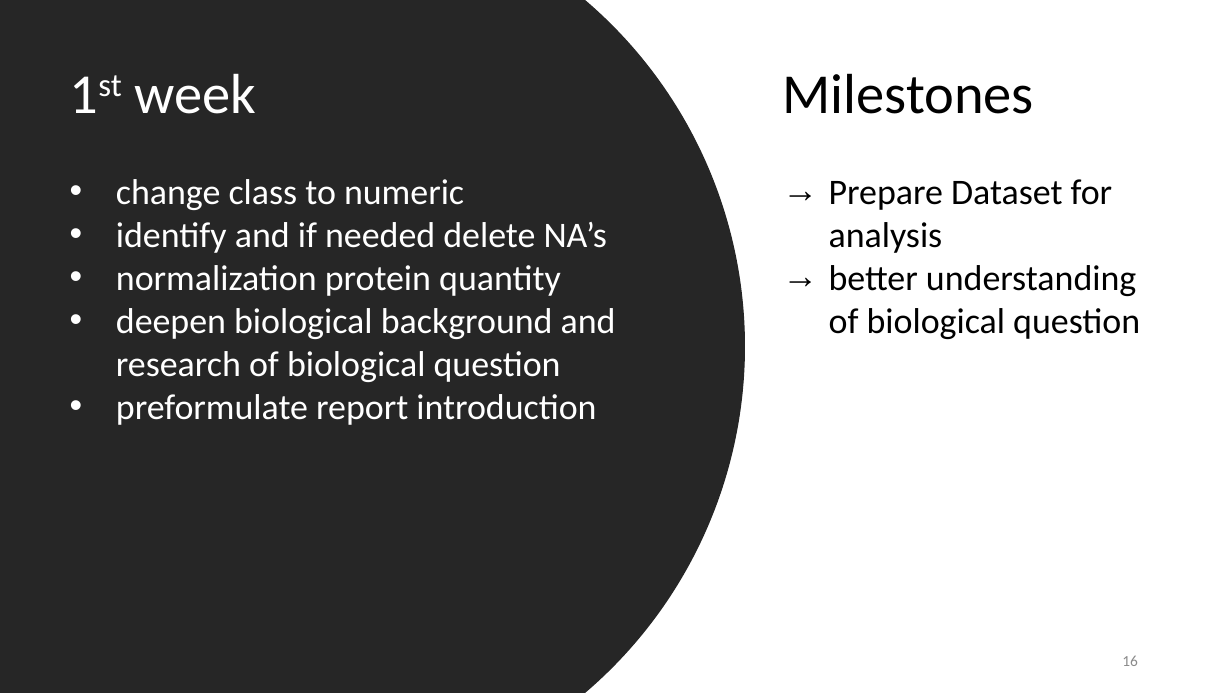
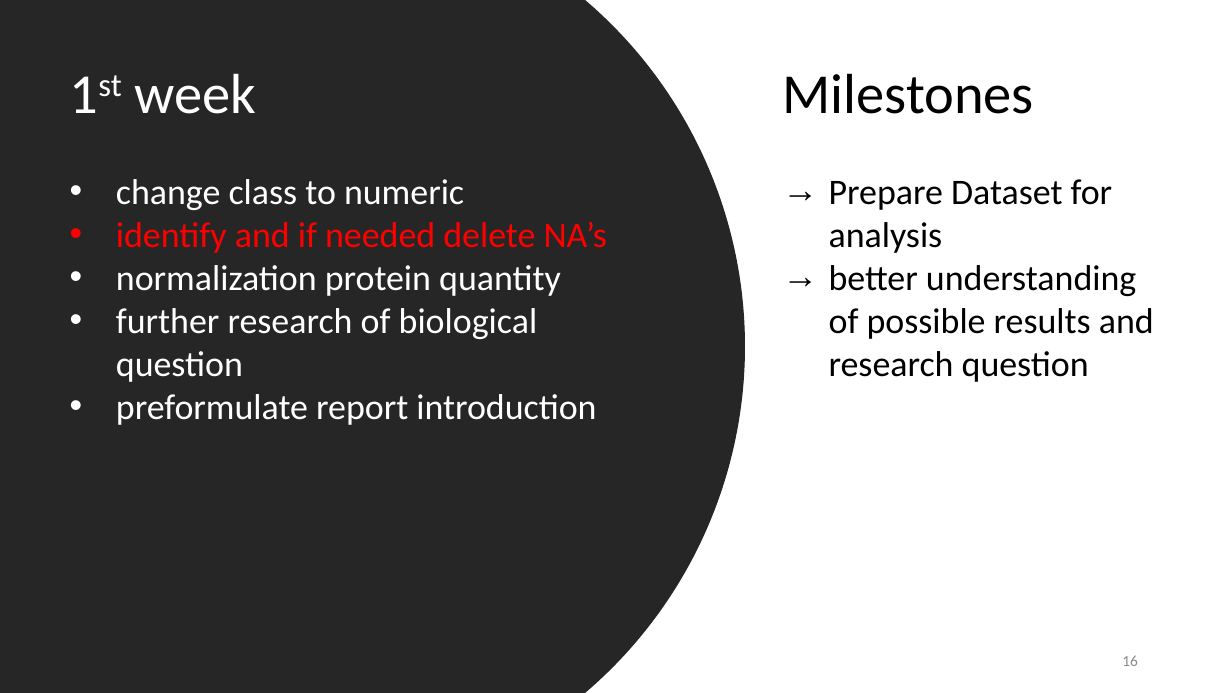
Before and after one commit to datascience-mobi-2022/2022-topic-03-team-05, a slide deck: slide 16 of Project Proposal_temporary draft.pptx. Drawn at 1232x693 pixels with LibreOffice and Linux fonts; fonts in the diff are those of the drawing. Boxes give left, top, right and bottom in pixels: in the first picture for what was removed or moved away, otherwise in the second. Text is boxed around its words. In the diff, an @@ line names an element or a change of style, - is before the commit and + after.

```diff
--- a/Project Proposal_temporary draft.pptx
+++ b/Project Proposal_temporary draft.pptx
@@ text at [116,222,607,253]: text colour #FFFFFF to #FF0000 in "identify and if needed delete NA’s" @@
@@ text at [829,265,1154,382]: text changed @@
-→ better understanding of biological question
+→ better understanding of possible results and research question
@@ text at [116,308,538,382]: text changed @@
-• deepen biological background and research of biological question
+• further research of biological question
```
Also in this commit, not shown: 12 other slides changed.
